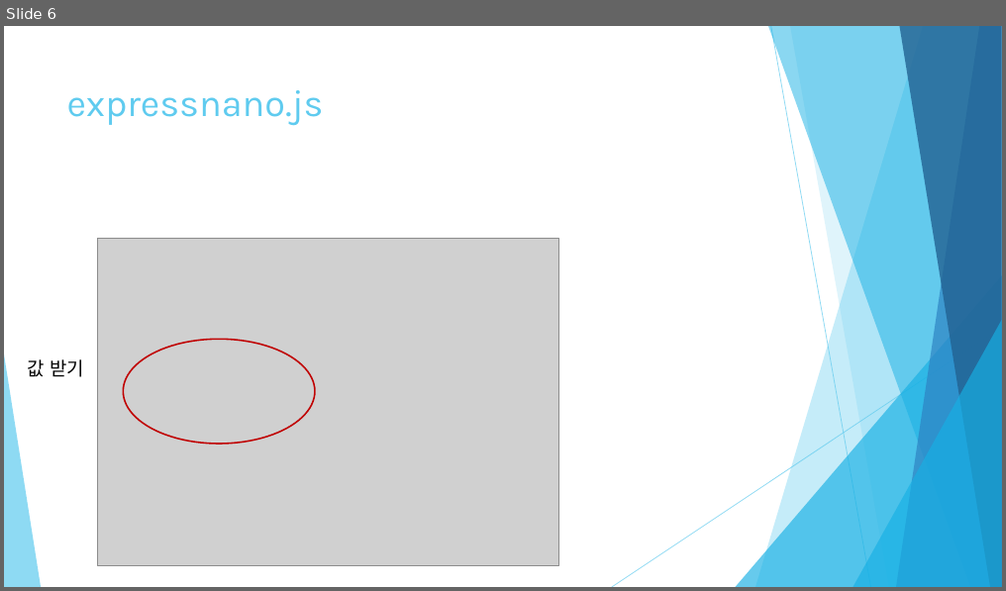
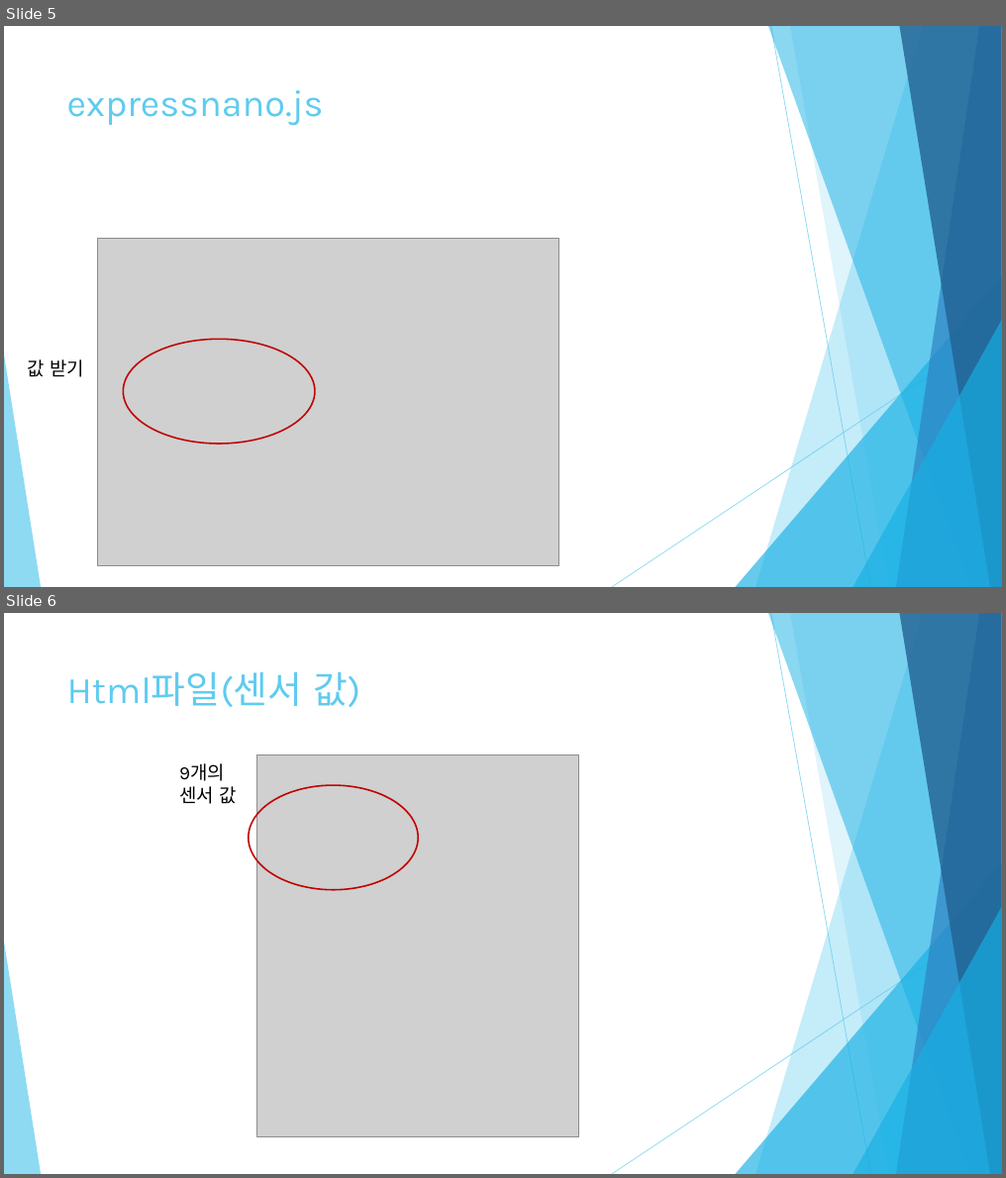
Before and after one commit to HINEET/AA17, a slide deck: AA17-rpt14/아두이노 응용 기말 프로젝트.pptx. Shown one above the other, each under a label of ours: slide 6 before the commit, slides 5 and 6 after it. The pictures are 1006x591 and 1006x1178 pixels, drawn with LibreOffice and Linux fonts; fonts in the diff are those of the drawing; grey boxes stand for pictures. Boxes give left, top, right and bottom in pixels: in the first picture for what was removed or moved away, otherwise in the second. Text is boxed around its words. In the diff, an @@ line names an element or a change of style, - is before the commit and + after.

```diff
--- a/AA17-rpt14/아두이노 응용 기말 프로젝트.pptx
+++ b/AA17-rpt14/아두이노 응용 기말 프로젝트.pptx
@@ slide 6 added at <box>4,613,1002,1174</box>, background #FFFFFF; not listed: 10 template elements that a slide beside it also shows @@
@@ title added at <box>67,672,360,707</box>, 36 pt, text #5FCBEF @@
+Html파일(센서 값)
@@ picture added at <box>257,756,579,1138</box> @@
@@ text added at <box>179,763,236,804</box>, 18 pt, text #000000 @@
+9개의 센서 값
@@ ellipse added at <box>249,785,418,890</box>, outline #C00000 1.5 pt @@
@@ what was slide 6 is now slide 5 @@
```
Also in this commit, not shown: 1 slide changed, 7 other slides added, 1 slide removed, 5 other files.
